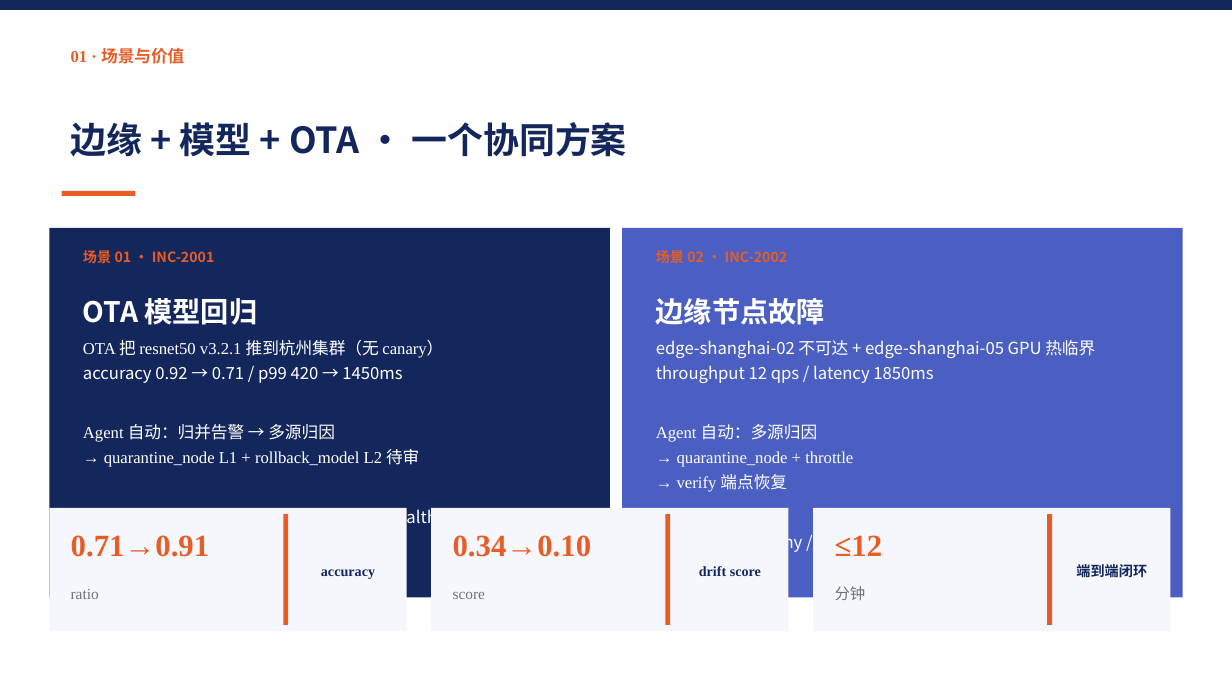
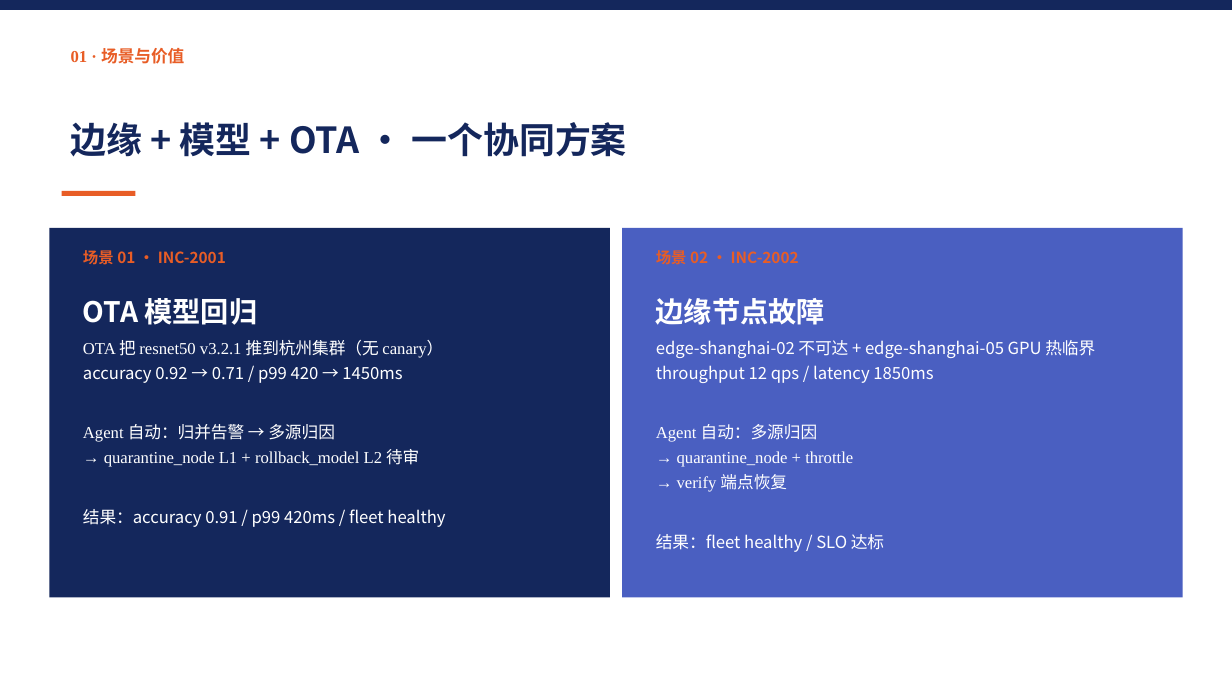
Before and after one commit to libo9922/edge-aiops-demo, a slide deck: slide 5 of docs/edge-aiops-submission.pptx. Drawn at 1232x693 pixels with LibreOffice and Linux fonts; fonts in the diff are those of the drawing. Boxes give left, top, right and bottom in pixels: in the first picture for what was removed or moved away, otherwise in the second. Text is boxed around its words. In the diff, an @@ line names an element or a change of style, - is before the commit and + after.

```diff
--- a/docs/edge-aiops-submission.pptx
+++ b/docs/edge-aiops-submission.pptx
@@ text "场景 01 · INC-2001" at <box>83,250,226,264</box>: size 11 to 12 pt @@
@@ text "场景 02 · INC-2002" at <box>656,250,799,264</box>: size 11 to 12 pt @@
@@ rectangle removed at <box>49,508,407,631</box> @@
@@ rectangle removed at <box>432,508,789,631</box> @@
@@ rectangle removed at <box>813,508,1171,631</box> @@
@@ text removed at <box>71,535,210,557</box> @@
-0.71→0.91
@@ rectangle removed at <box>284,514,288,625</box> @@
@@ text removed at <box>453,535,592,557</box> @@
-0.34→0.10
@@ rectangle removed at <box>665,514,670,625</box> @@
@@ text removed at <box>835,535,883,556</box> @@
-≤12
@@ rectangle removed at <box>1047,514,1052,625</box> @@
@@ text removed at <box>321,569,375,579</box> @@
-accuracy
@@ text removed at <box>699,566,761,576</box> @@
-drift score
@@ text removed at <box>1076,562,1147,580</box> @@
-端到端闭环
@@ text removed at <box>71,589,99,599</box> @@
-ratio
@@ text removed at <box>453,592,485,599</box> @@
-score
@@ text removed at <box>835,586,866,600</box> @@
-分钟
```
Also in this commit, not shown: 2 other slides changed.
